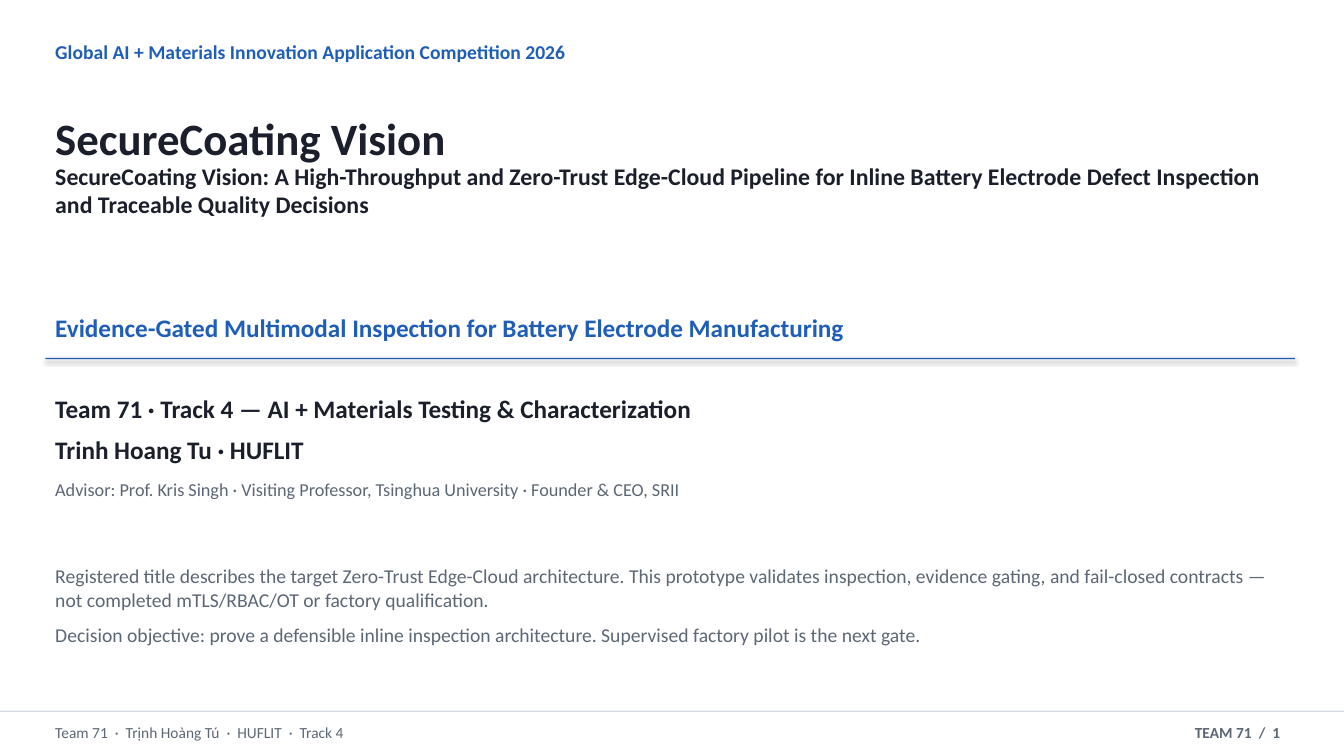
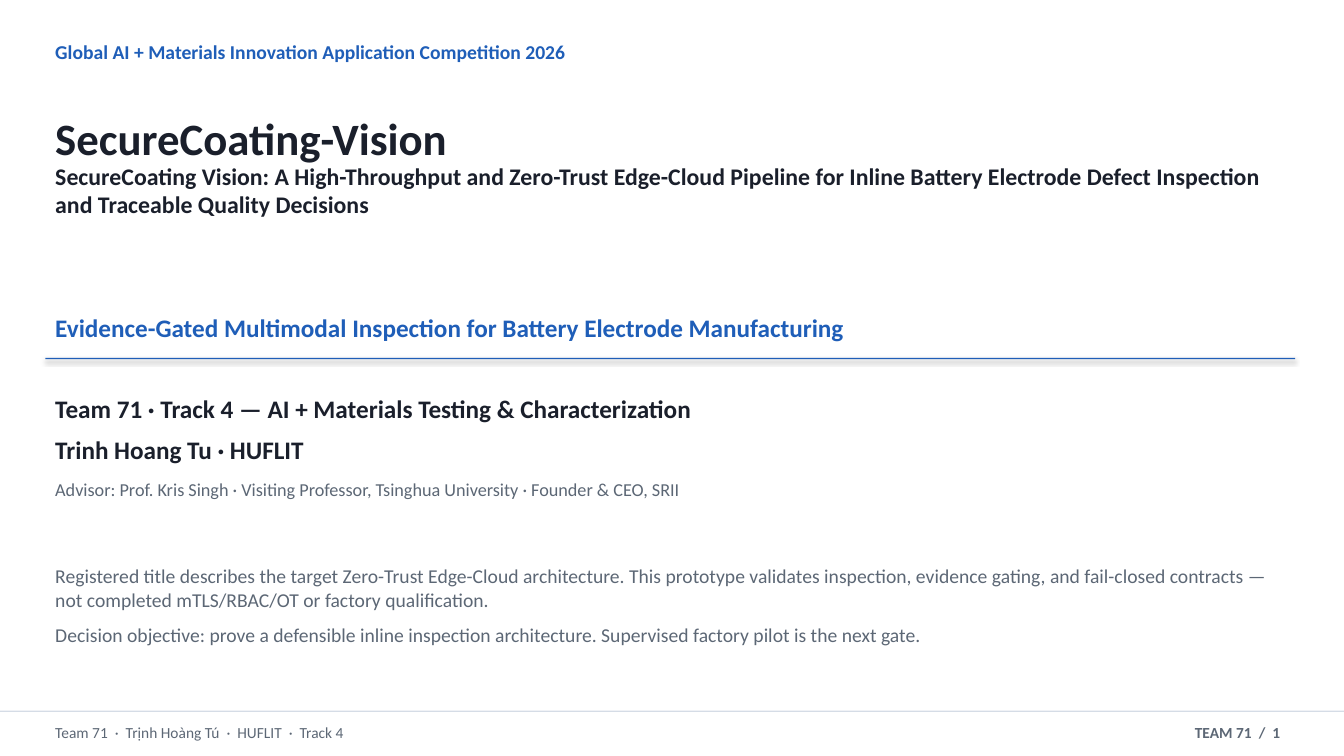
Before and after one commit to thtcsec/securecoating-vision, a slide deck: slide 1 of SecureCoating-Vision_Final_Defense_6min.pptx. Drawn at 1344x756 pixels with LibreOffice and Linux fonts; fonts in the diff are those of the drawing. Boxes give left, top, right and bottom in pixels: in the first picture for what was removed or moved away, otherwise in the second. Text is boxed around its words. In the diff, an @@ line names an element or a change of style, - is before the commit and + after.

```diff
--- a/SecureCoating-Vision_Final_Defense_6min.pptx
+++ b/SecureCoating-Vision_Final_Defense_6min.pptx
@@ text at box(55, 123, 447, 163): text changed @@
-SecureCoating Vision
+SecureCoating-Vision
```
Also in this commit, not shown: 3 other files.
